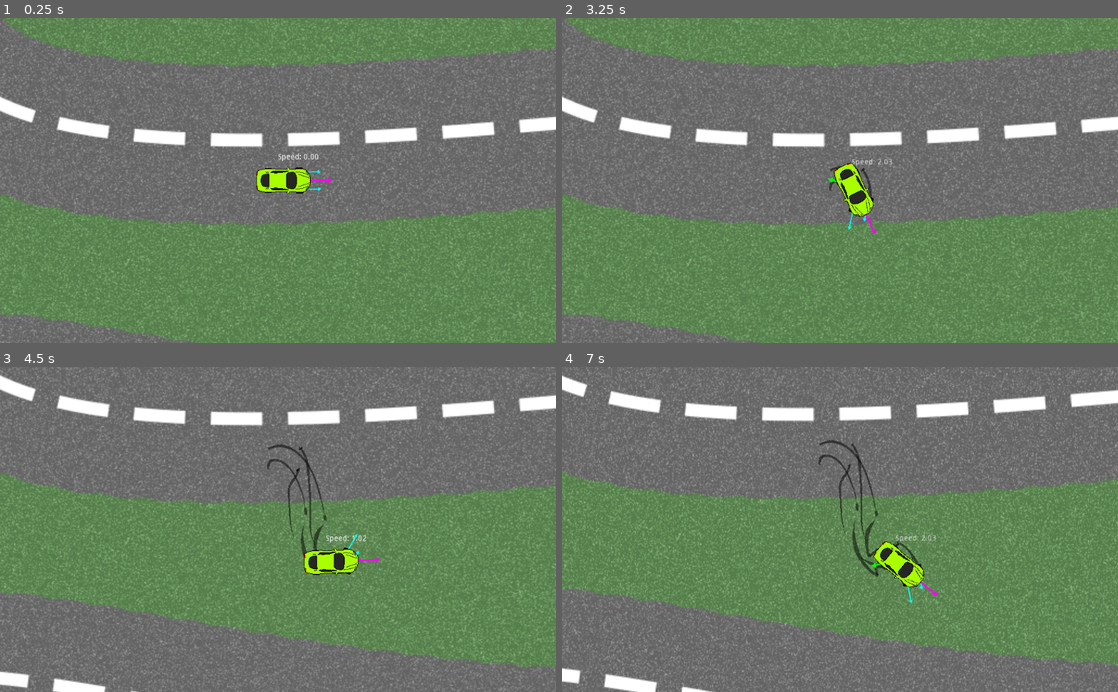
Above: before the commit, frames 1-4 (two rows, left to right).
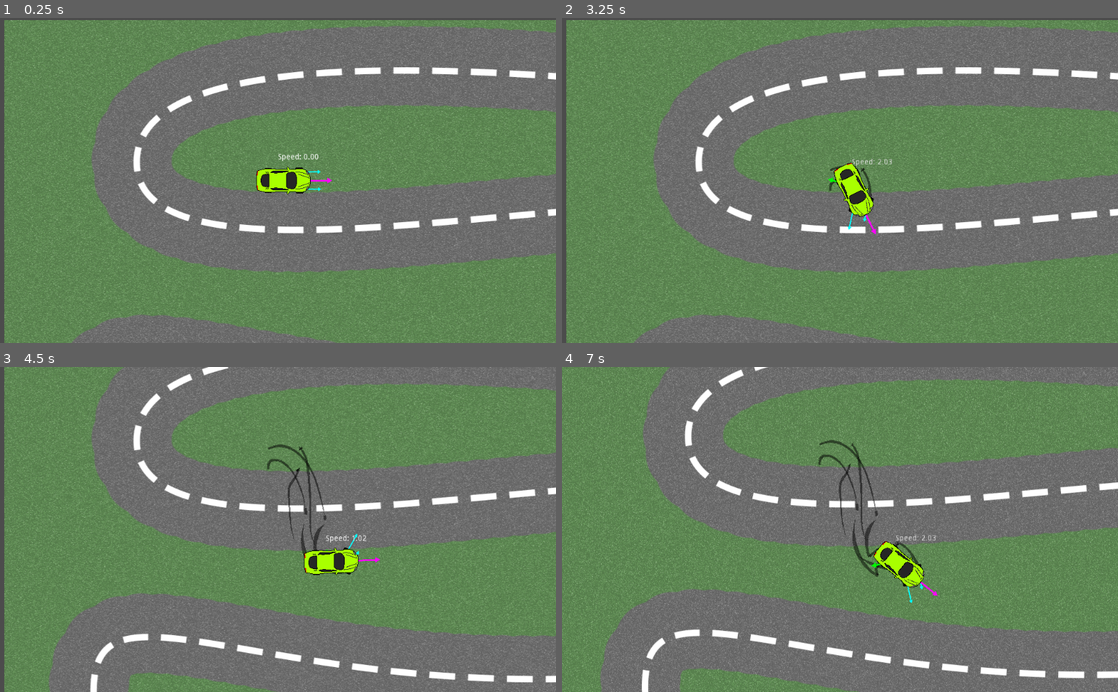
Above: after the commit, the same moments.

Repository: JohnMeadow1/TowerRoyale
Game: Godot game, scene res://main.tscn
Same seed, same stepped clock (60 frames per second), same inputs: the game is played once before the commit and once after it.
Inputs:
- Up to frame 1 (0.25 s): no input
- Up to frame 2 (3.25 s): tap Enter at 0.5, 2 s; hold Right (ui_right) 0.53-1.28 s; tap Space (ui_select) at 0.77, 1.25, 1.52, 2.75, 3.02 s; hold Down (ui_down) 1.28-2.03 s; hold Right (ui_right) 2.03-2.78 s; hold Up (ui_up) from 2.78 s (still down)
- Up to frame 3 (4.5 s): release Up (ui_up) at 3.53 s; hold Left (ui_left) from 3.53 s (still down); tap Space (ui_select) at 3.77 s
- Up to frame 4 (7 s): tap Space (ui_select) at 4.52, 6.02, 6.5, 6.77 s; release Left (ui_left) at 5.03 s; hold Down (ui_down) 5.03-5.78 s; tap Enter at 5.75 s; hold Right (ui_right) 5.78-6.53 s; hold Up (ui_up) from 6.53 s (still down)

The runs differ from the first frame. In frame 1, 49% of the frame differs, in the area x 0-100%, y 0-100%; in frame 2, 50%; in frame 3, 48%; in frame 4, 49%.

Commit message:
map separation

Diff:
--- a/source/main.tscn
+++ b/source/main.tscn
@@ -1,21 +1,14 @@
 [gd_scene load_steps=4 format=2]
 
 [ext_resource path="res://main.gd" type="Script" id=1]
-[ext_resource path="res://sprites/track.png" type="Texture" id=2]
+[ext_resource path="res://scenes/map.tscn" type="PackedScene" id=2]
 [ext_resource path="res://scenes/car.tscn" type="PackedScene" id=3]
 
-[node name="main" type="Node2D"]
+[node name="main" type="Node2D" index="0"]
 
 script = ExtResource( 1 )
 
-[node name="track" type="Sprite" parent="." index="0"]
-
-position = Vector2( 1293.59, 526.831 )
-scale = Vector2( 2, 2 )
-z_index = -1000
-z_as_relative = false
-texture = ExtResource( 2 )
-_sections_unfolded = [ "Transform", "Z Index" ]
+[node name="map" parent="." index="0" instance=ExtResource( 2 )]
 
 [node name="car" parent="." index="1" instance=ExtResource( 3 )]
 
--- a/source/scenes/car.tscn
+++ b/source/scenes/car.tscn
@@ -7,6 +7,7 @@
 [node name="car" type="Node2D" index="0"]
 
 script = ExtResource( 1 )
+_sections_unfolded = [ "Transform" ]
 __meta__ = {
 "_edit_lock_": true
 }
--- /dev/null
+++ b/source/scenes/map.tscn
@@ -0,0 +1,23 @@
+[gd_scene load_steps=2 format=2]
+
+[ext_resource path="res://sprites/track.png" type="Texture" id=1]
+
+[node name="map" type="Node2D"]
+
+z_index = -1000
+z_as_relative = false
+_sections_unfolded = [ "Transform", "Z Index" ]
+__meta__ = {
+"_edit_lock_": true
+}
+
+[node name="Sprite" type="Sprite" parent="." index="0"]
+
+z_index = -1000
+z_as_relative = false
+texture = ExtResource( 1 )
+centered = false
+_sections_unfolded = [ "Offset", "Transform" ]
+__meta__ = {
+"_edit_lock_": true
+}
